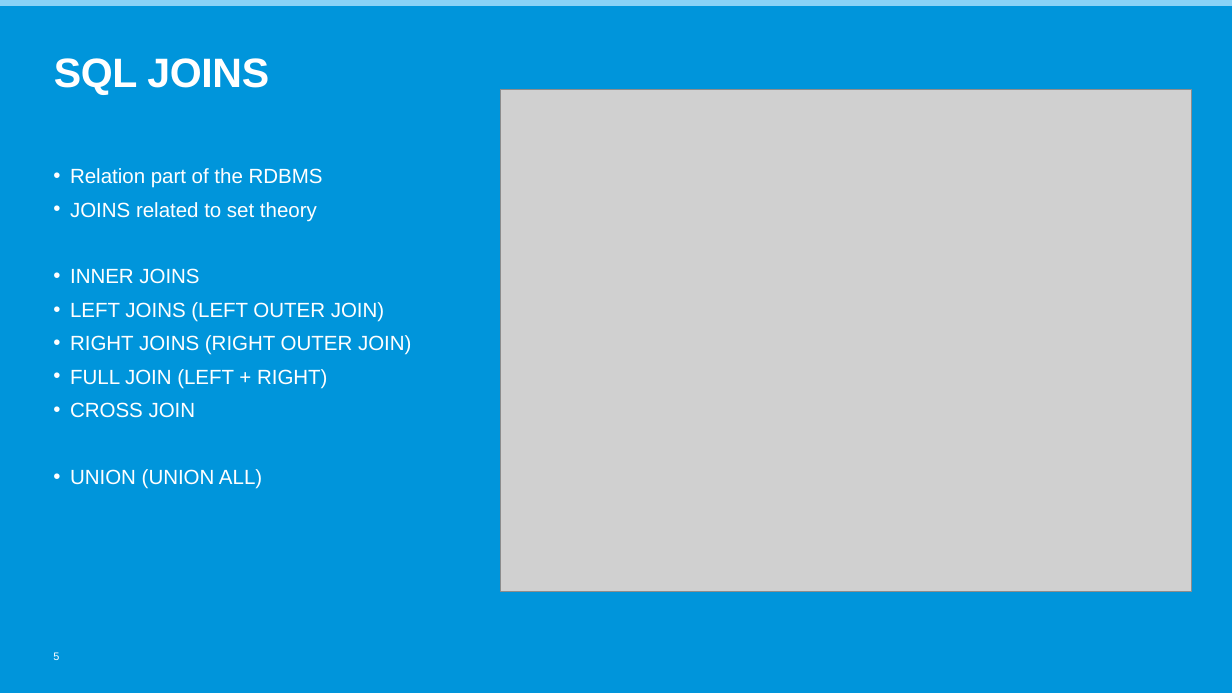
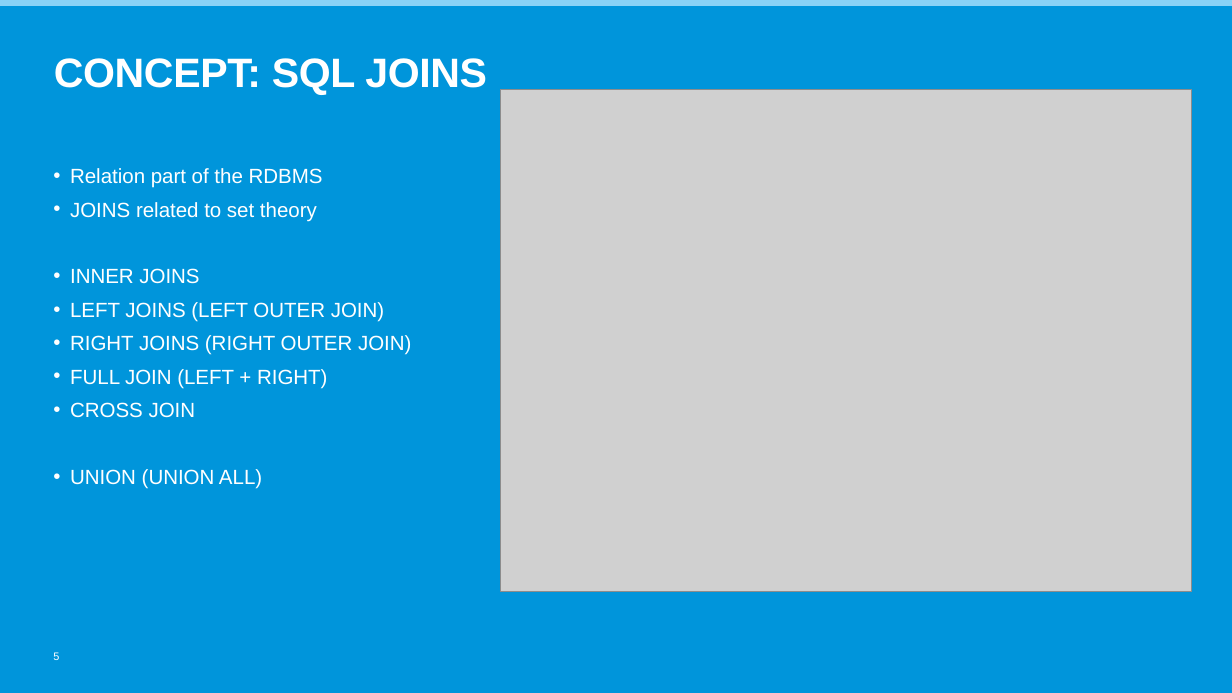
Before and after one commit to russellkgw/grad_sql, a slide deck: slide 5 of PowerpointTemplate_2017.pptx. Drawn at 1232x693 pixels with LibreOffice and Linux fonts; fonts in the diff are those of the drawing; grey boxes stand for pictures; background and template pictures are left out. Boxes give left, top, right and bottom in pixels: in the first picture for what was removed or moved away, otherwise in the second. Text is boxed around its words. In the diff, an @@ line names an element or a change of style, - is before the commit and + after.

```diff
--- a/PowerpointTemplate_2017.pptx
+++ b/PowerpointTemplate_2017.pptx
@@ title at <box>54,58,487,95</box>: text changed @@
-SQL JOINS
+CONCEPT: SQL JOINS
```
Also in this commit, not shown: 3 other slides changed.
